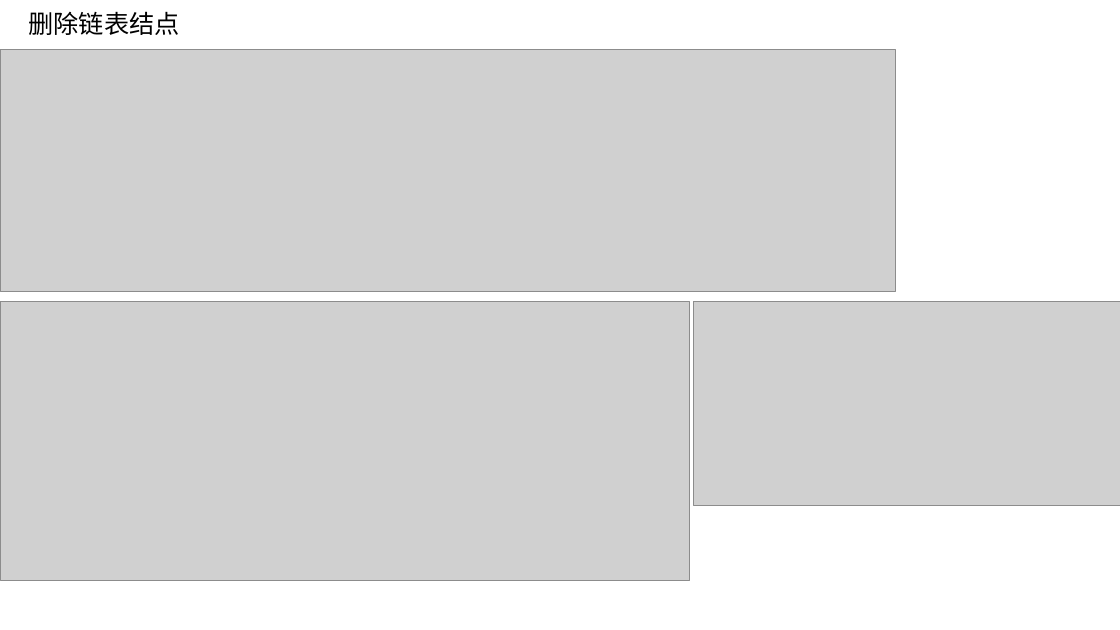
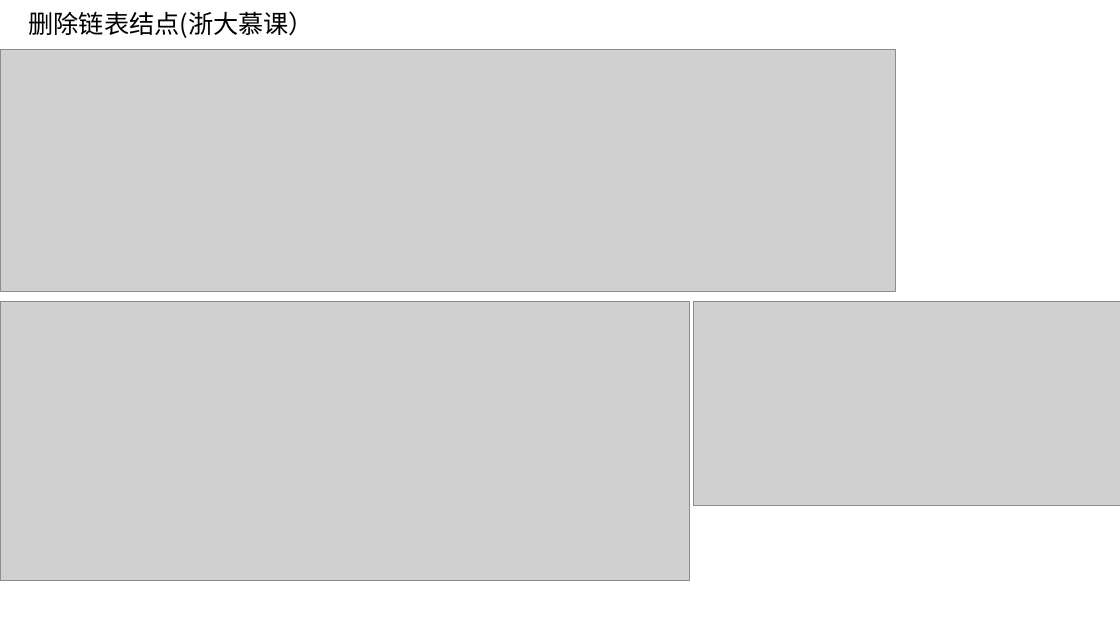
Before and after one commit to SSPUlearningteam1/ClanguagelearningPPT, a slide deck: slide 4 of 20181214-20181221-张雁君.pptx. Drawn at 1120x630 pixels with LibreOffice and Linux fonts; fonts in the diff are those of the drawing; grey boxes stand for pictures. Boxes give left, top, right and bottom in pixels: in the first picture for what was removed or moved away, otherwise in the second. Text is boxed around its words. In the diff, an @@ line names an element or a change of style, - is before the commit and + after.

```diff
--- a/20181214-20181221-张雁君.pptx
+++ b/20181214-20181221-张雁君.pptx
@@ title at [28, 11, 314, 38]: text changed @@
-删除链表结点
+删除链表结点(浙大慕课）
```
